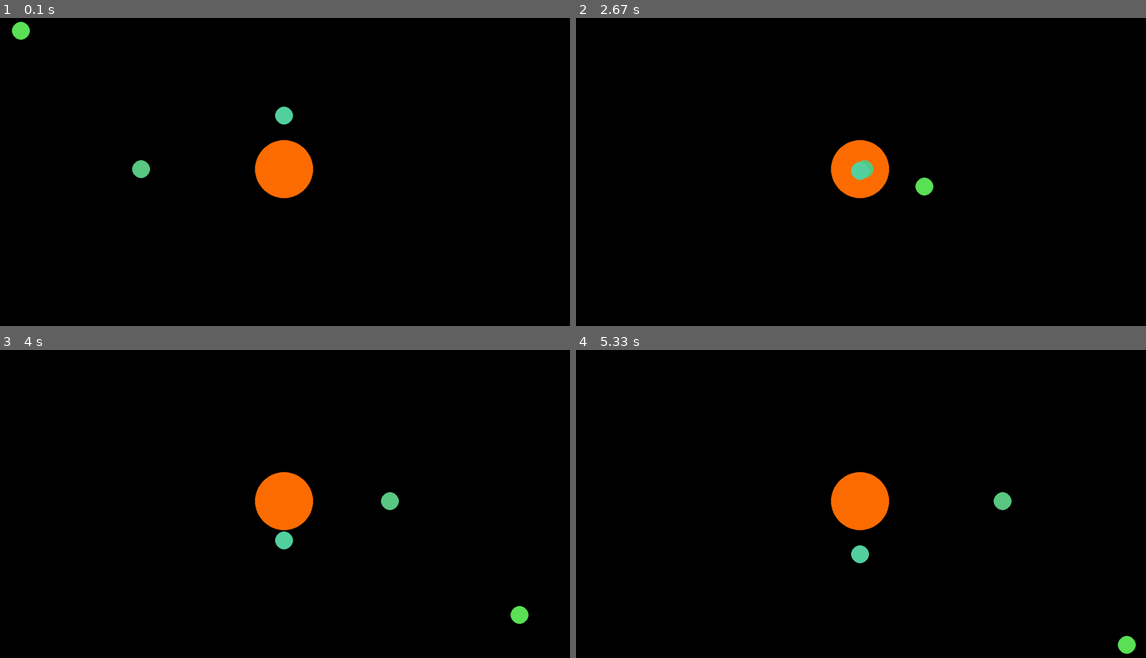
Above: before the commit, frames 1-4 (two rows, left to right).
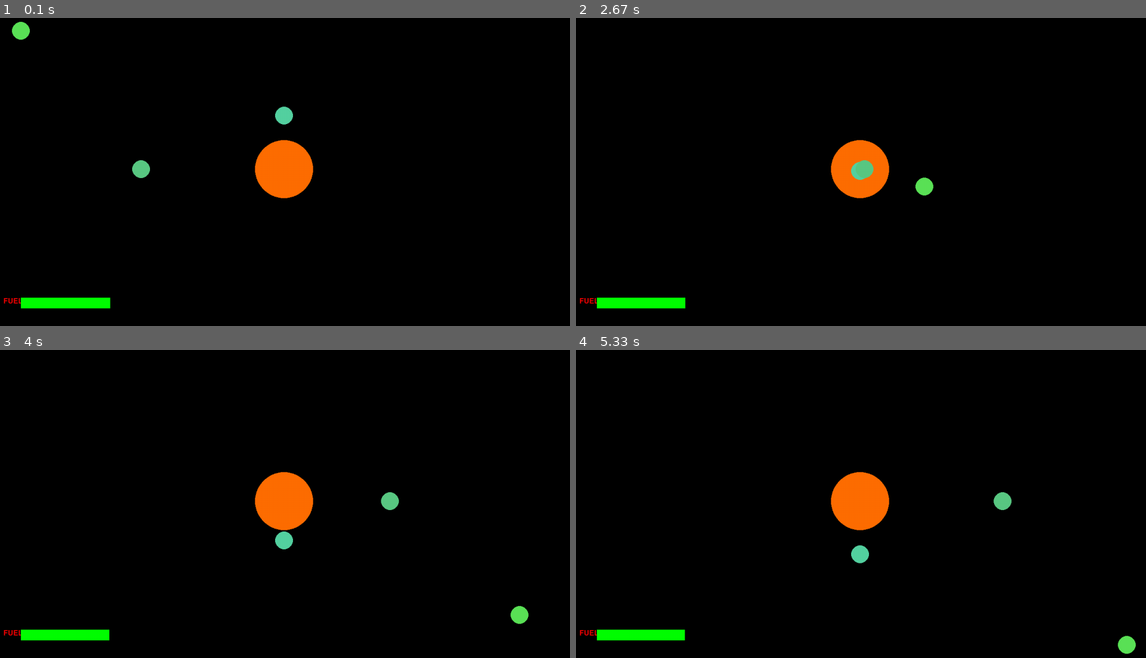
Above: after the commit, the same moments.

Repository: JoelWester/pygames
Game: pygame game, started from SpaceGame.py
Same seed, same stepped clock (60 frames per second), same inputs: the game is played once before the commit and once after it.
Inputs (mouse positions are in pixels of both pictures, inside the frame that each line leads up to):
- Up to frame 1 (0.1 s): no input
- Up to frame 2 (2.67 s): press the mouse at (838, 184) at 0.37 s; move the mouse to (940, 172) at 0.47 s; release the mouse at (1043, 159) at 0.6 s; hold D 0.67-1.13 s; move the mouse to (918, 239) at 0.7 s; hold W 1.17-1.47 s; hold D 1.5-1.97 s; hold A 2-2.53 s; hold S from 2.57 s (still down)
- Up to frame 3 (4 s): release S at 2.87 s; hold A 2.9-3.3 s; hold W 3.33-3.7 s; hold D from 3.73 s (still down)
- Up to frame 4 (5.33 s): release D at 4.37 s; hold S 4.4-4.77 s; hold A 4.8-5.27 s; hold D from 5.3 s (still down)

The runs differ from the first frame. In frame 1, 0.6% of the frame differs, in the area x 0-20%, y 90-95%; in frame 2, 0.7%, in the area x 0-52%, y 46-95%; in frame 3, 0.6%; in frame 4, 0.6%.

Commit message:
Add files via upload
SpaceGame added Ship class that is now separate from Body class, changed ship from Body object to Ship object. Added fuel mechanic and fuel display

Diff:
--- a/SpaceGame.py
+++ b/SpaceGame.py
@@ -13,7 +13,11 @@
 fps = pygame.time.Clock()
 counter = 0
 centre = (width//2,height//2)
-show_axes = False
+show_axes = True
+sysfont = pygame.font.get_default_font()
+font = pygame.font.SysFont(None, 24)
+
+text = 'FUEL'
 
 #Gravitational constant
 g = 0.0001
@@ -27,8 +31,17 @@
         self.position = position
         self.color = color
 
+class Ship:
+    mass = 0.5
+    velocity = (0.0, 0.0)
+    fuel = 200.0
+    def __init__(self, type, position, color):
+        self.type = type
+        self.position = position
+        self.color = color
+
 #Ship
-ship = Body("ship", (50.0, 50.0), (91, 226, 87))
+ship = Ship("ship", (50.0, 50.0), (91, 226, 87))
 
 #Planets
 a = Body("planet", (centre[0]//2, centre[1]), (random.randint(1,254), random.randint(1,254), random.randint(1,254)))
@@ -50,6 +63,12 @@
         pygame.draw.circle(screen, planet.color, planet.position, 20)
     pygame.draw.circle(screen, ship.color, ship.position, 20)
 
+    #Fuel
+    #Draw text
+    img = font.render(text, True, (255, 0, 0))
+    screen.blit(img, (centre[0]*0.02,centre[1]*1.8))
+    pygame.draw.rect(screen, (0, 255, 0), pygame.Rect(centre[0]*0.08, centre[1]*1.8, ship.fuel, 24))
+
 #Is the mouse pressed down?
 mouseDown = False
 
@@ -60,18 +79,22 @@
         #Keyboard
         if event.type == pygame.QUIT or pygame.key.get_pressed()[pygame.K_q]:
             pygame.quit()
-        if pygame.key.get_pressed()[pygame.K_a]:
+        if pygame.key.get_pressed()[pygame.K_a] and ship.fuel > 0:
             ship.velocity = (ship.velocity[0]-0.2, ship.velocity[1])
-        if pygame.key.get_pressed()[pygame.K_w]:
+            ship.fuel -= 0.1
+        if pygame.key.get_pressed()[pygame.K_w] and ship.fuel > 0:
             ship.velocity = (ship.velocity[0], ship.velocity[1]-0.2)
-        if pygame.key.get_pressed()[pygame.K_d]:
+            ship.fuel -= 0.1
+        if pygame.key.get_pressed()[pygame.K_d] and ship.fuel > 0:
             ship.velocity = (ship.velocity[0]+0.2, ship.velocity[1])
-        if pygame.key.get_pressed()[pygame.K_s]:
+            ship.fuel -= 0.1
+        if pygame.key.get_pressed()[pygame.K_s] and ship.fuel > 0:
             ship.velocity = (ship.velocity[0], ship.velocity[1]+0.2)
+            ship.fuel -= 0.1
         #Mouse
         if event.type == pygame.MOUSEBUTTONUP:
             mouseDown = False
-        if event.type == pygame.MOUSEBUTTONDOWN or mouseDown:
+        if (event.type == pygame.MOUSEBUTTONDOWN and ship.fuel > 0) or mouseDown and ship.fuel > 0:
             print("\nMouse Down\n")
             if not mouseDown:
                 mouseDown = True
@@ -80,6 +103,7 @@
             magnitude = math.sqrt(vector[0]*vector[0]+vector[1]*vector[1])
             unitVector = vector[0]//magnitude, vector[1]//magnitude
             ship.velocity = ship.velocity[0]-unitVector[0]*0.2, ship.velocity[1]-unitVector[1]*0.2
+            ship.fuel -= 0.1
     #Ship updates
     distance = from_centre(ship.position[0], ship.position[1])
     print('distance: ', distance)
@@ -93,6 +117,8 @@
         gravity = (g*distance[0], g*distance[1])
         planet.velocity = (planet.velocity[0] + gravity[0], planet.velocity[1] + gravity[1])
         planet.position = (planet.position[0] + planet.velocity[0], planet.position[1] + planet.velocity[1])
+
     render()
+
     pygame.display.update()
     fps.tick(60)
